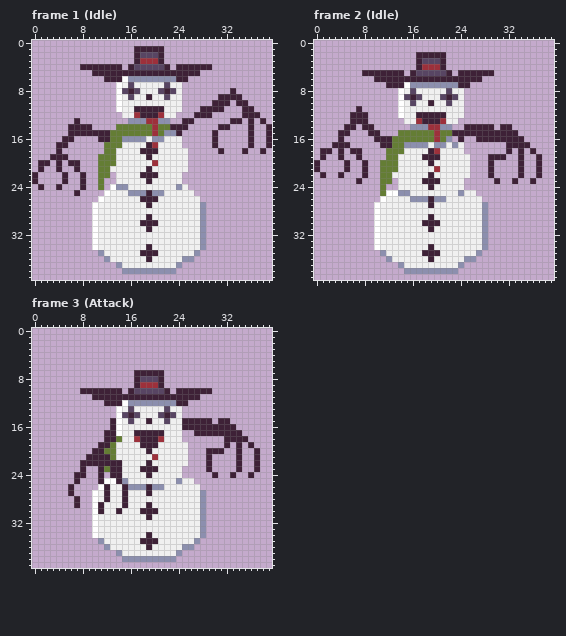
A pixel-art file gets an edit: phaser/concepts/enemy-snowman.aseprite. The first picture shows the starting point.
40x40 pixels, 3 frames. Shown: frame 1 (Idle), frame 2 (Idle), frame 3 (Attack). The commit also changed other frames, which this record leaves out.
And afterwards:
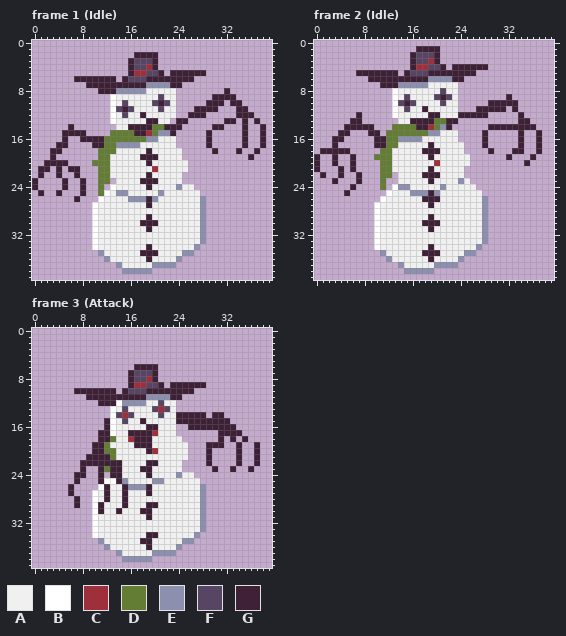
Palette (. is transparent): A #f0f0f0  B #ffffff  C #9d303b  D #647d34  E #8c8fae  F #584563  G #3e2137
The commit says: Updates Character Art Perspective (#97) * adds boss attack animations
Changes in this commit:
Changed rows in their new state; - is an unchanged pixel.
Frame 1 (Idle):
first column x 0:
 1 -----------------.....------------------
 2 ------------------GGG.------------------
 3 ----------------GFFFG.------------------
 4 --------.......----CG..-......----------
 5 ----------......-CCFF-.-----G-----------
 6 -------GGGGG--.GFFFGGGGG--G-------------
 7 ---------GGGGGGGGGGEEEEGG---------------
 8 -----------GGGEEEEE--AAA.-------G.------
 9 -------------BA-A--A-FA-.-----G---.-----
10 -------------BAF----FGF-.----G--.G-.----
11 -------------BFGFAAAAF--.--G---.--G-.---
12 -------------BAF-A-AAA----G--.----G--.--
13 -------.-----BAAAAAGGAA-G-.-----G-.G.G.-
14 -------...----AAGGGGD-G--.----G-.--G.-G.
15 -----G---....----GGCDE-G.----G.----G.-G.
16 ------.-GGG-D--DDDDE-A--.----G.----G.-G.
17 ----------GG--EEEE-AA---.----G.----G.-G.
18 ---G-------D------A-A----.----G.--G.-G.-
19 ----..-------A----G-G----.----------G---
20 -.-G-G..--D--A-----GA-------------------
21 --G---G------------AC-------------------
22 .G--G.-G.----A----A-A-------------------
23 ------------D-----G-G-------------------
24 G.--.G--------AA---G------A-------------
25 -G--G--.G--D--EEAAAAA------A------------
26 -------G--------EEE-E-------E-----------
first column x 20:
34 -------E.
35 -----EE.-
36 ----E..--
37 EEEE.----
38 ....-----
Frame 2 (Idle):
first column x 0:
 1 -----------------GGGG-----------------
 2 ----------------GFFF-.----------------
 3 ----------------GF-CG.----------------
 4 ----------------GC-FF--GGGGGG---------
 5 -------G------.GF--GGG-G---...--------
 6 ---------G---------EEEE--...----------
 7 -----------G--EE---AAAAA..------------
 8 -------------BA-A----FA-.-------------
 9 -------------BA-AA--FGFA.-------G-----
10 -------------BFG---A-FA-.----GGGGG----
11 -------.-----BAF--G-----.--GGGGG-G----
12 ------.-.----BA--AA--A--GGGGG-----G---
13 --------.-----A-GG--DDGG----------GG--
14 -------G-----DDDDGG-D-G--....-G--GGGG-
15 ------------DD-----EEAAA....-.....G--G
16 ---G--------D-EEEEAAAAAA.--.-.....---G
17 ----..----G-D-AAAAAGAA-A----G---..-.-G
18 ---G-G..---D-AA---G-G--------G--.G--.G
19 G.-G.-G.--DD-A----A-A--------...G-.-G.
20 ---G-.G-.----A-----AC--------.----.G-.
21 ----G.G-.----A-----GA----.---.----.--.
22 -------G.----.----G-G----.---.----.--.
23 ---G--------.-----A-A---EA----.--.--.-
24 ------G------BEE---A-E---AA-----------
25 -----G-----.-AAAEEEGE---A--A----------
26 ----------------AAG-GA------E---------
first column x 20:
34 -------E.
35 -----EE.-
36 ----E..--
37 EEEE.----
38 ....-----
Frame 3 (Attack):
first column x 7:
 6 ----------GGGG-----------------
 7 ---------GFFF-.----------------
 8 ---------GF-CG.----------------
 9 ---------GC-FF--GGGGGG---------
10 G------.GF--GGG-G---...--------
11 --G---------EEEE--...----------
12 ----G--BE---AAFAA..------------
13 ------BAFA---FC--.-------------
14 ------BFCFA----AAGGGGG-GG------
15 -----GBAFA-GA--A-G-----G-------
16 -----GBA----GG---..------------
17 ----G-BA-G---CA--.--....-------
18 ----G-DA-CG--AA---------G.-.---
19 ---G-DA---G--A--------GGG.---.G
20 -------------C---------..------
21 -------------A-----------------
22 -------------G----.------------
23 -------------A--------.G--G.-G.
24 -----------------EAA---.--.--.-
25 -------------EE--A--A----------
26 -------------AA------E---------
29 -------------G-----------------
30 -------------A-----------------
first column x 20:
34 G------E.
35 A----EE.-
36 ----E..--
37 EEEE.----
38 ....-----
Where, in picture pixels (left, top, right, bottom), the same in both pictures:
changed: (32, 46, 272, 202)
changed: (152, 244, 206, 274)
changed: (314, 46, 542, 202)
changed: (434, 244, 488, 274)
changed: (74, 364, 260, 562)
